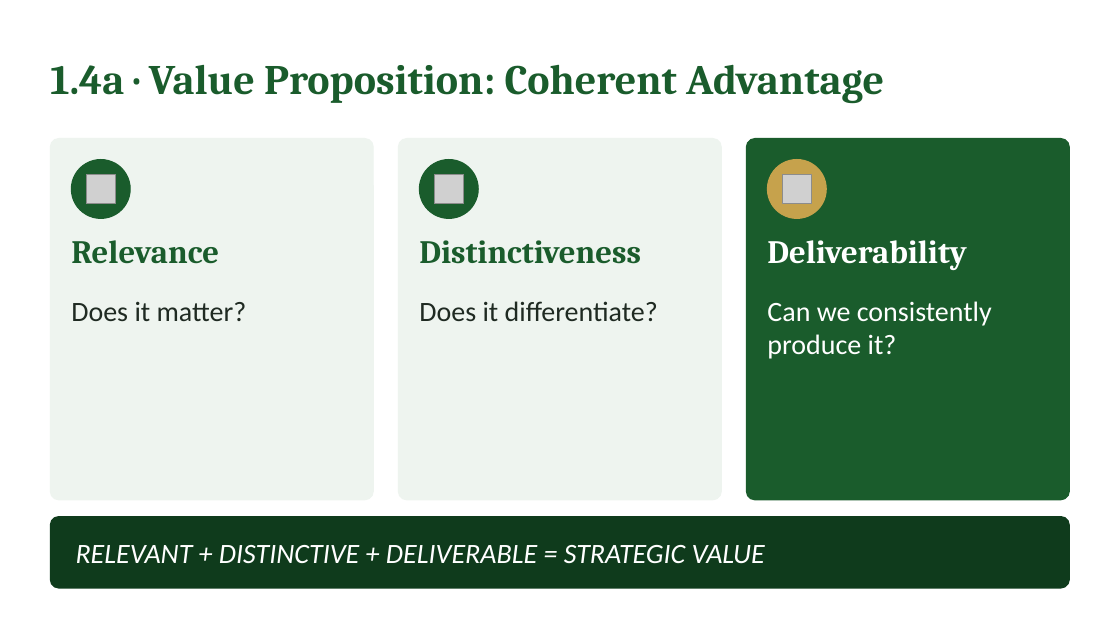
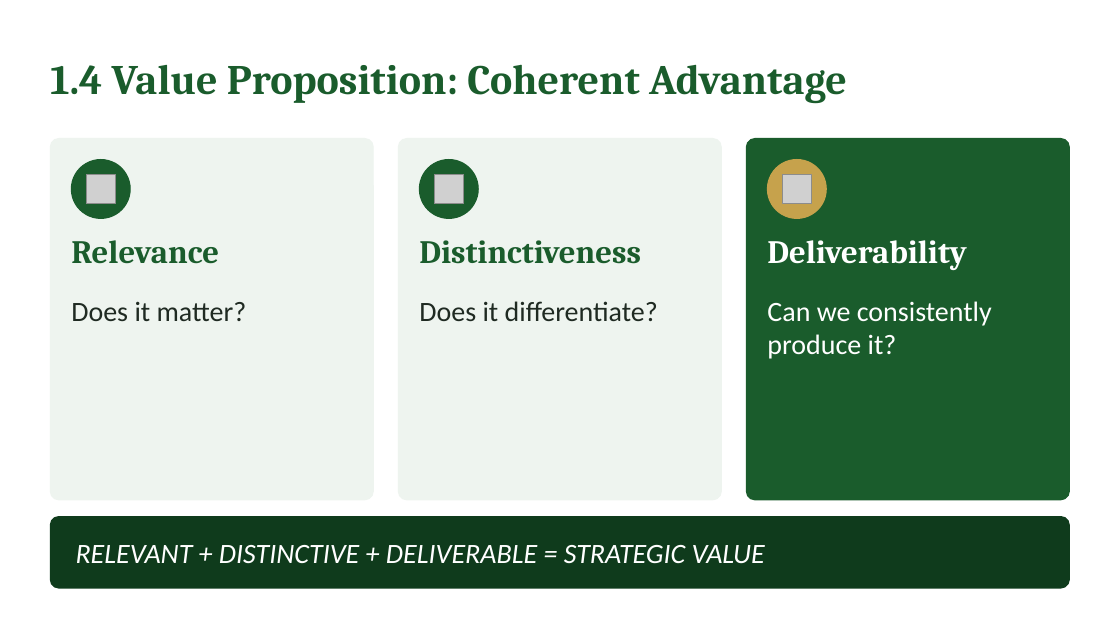
Before and after one commit to IBSL26/ibsl-platform, a slide deck: slide 10 of Unit decks/Unit 04 - Direction Integrity (ABCV-MBT).pptx (slide 13 before the commit). Drawn at 1120x630 pixels with LibreOffice and Linux fonts; fonts in the diff are those of the drawing; grey boxes stand for pictures. Boxes give left, top, right and bottom in pixels: in the first picture for what was removed or moved away, otherwise in the second. Text is boxed around its words. In the diff, an @@ line names an element or a change of style, - is before the commit and + after.

```diff
--- a/Unit decks/Unit 04 - Direction Integrity (ABCV-MBT).pptx
+++ b/Unit decks/Unit 04 - Direction Integrity (ABCV-MBT).pptx
@@ text at [50, 65, 847, 104]: text changed @@
-1.4a · Value Proposition: Coherent Advantage
+1.4 Value Proposition: Coherent Advantage
```
Also in this commit, not shown: 7 other slides changed, 9 slides removed, 5 other files.
